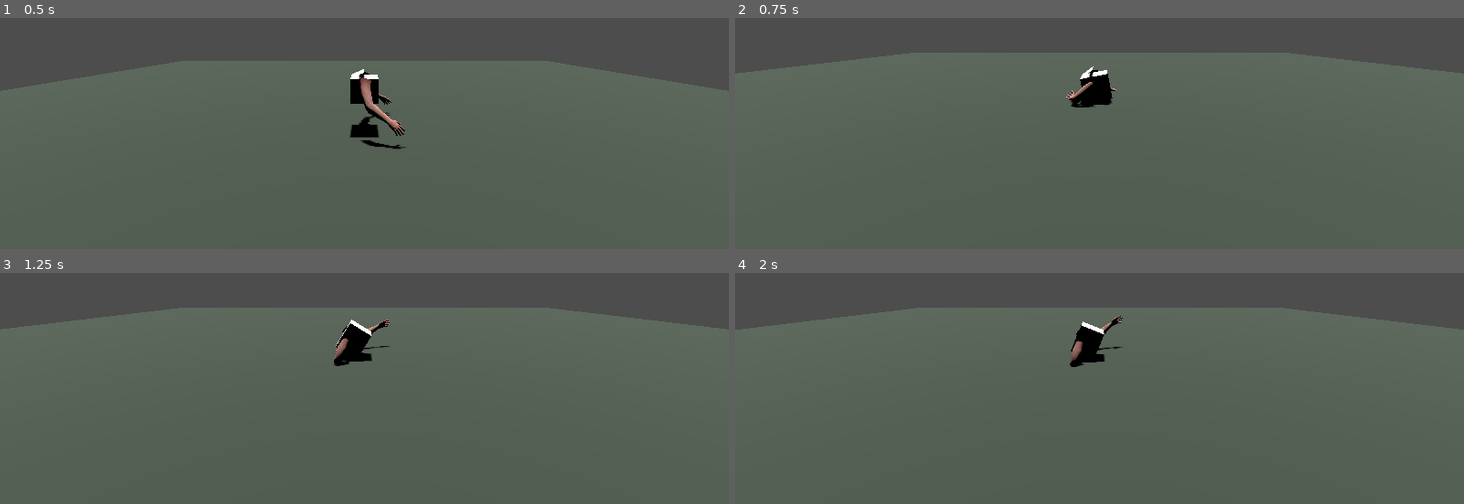
Above: before the commit, frames 1-4 (two rows, left to right).
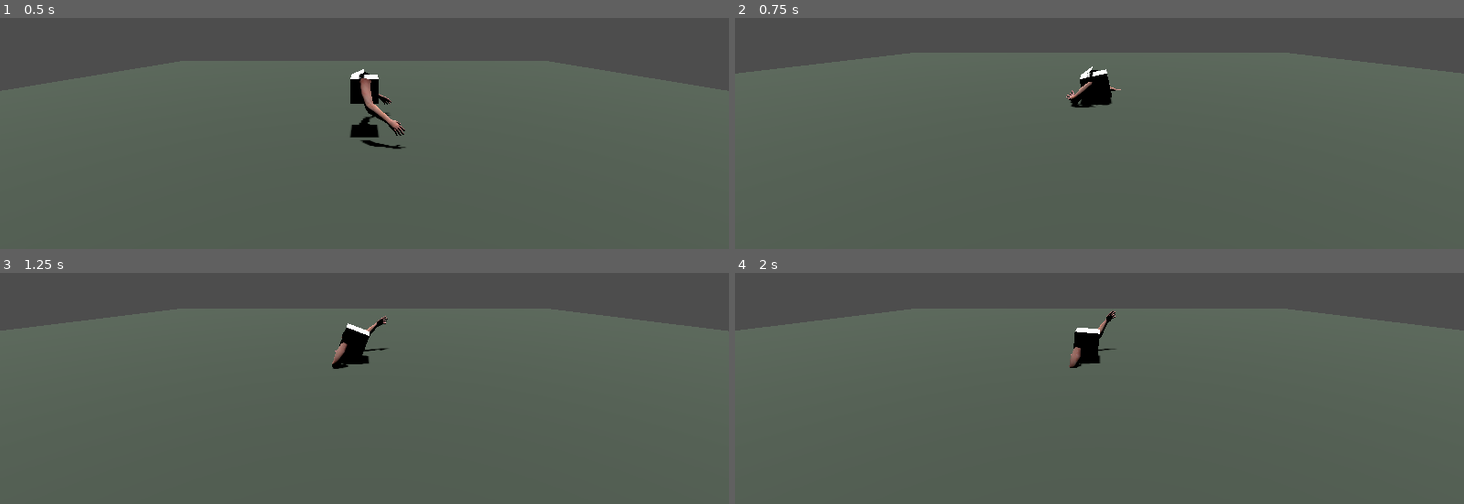
Above: after the commit, the same moments.

Repository: AnuragVinodh/arm-guy-game
Game: Godot game, scene res://scenes/main.tscn
Two runs of this game, one before a commit and one after it. Both use one fixed random seed, a clock stepped at 60 frames per second and the inputs below. This scene is started directly instead of the project's main scene.
Inputs (mouse positions are in pixels of both pictures, inside the frame that each line leads up to):
- Up to frame 1 (0.5 s): no input
- Up to frame 2 (0.75 s): move the mouse to (1063, 126) at 0.52 s; hold D from 0.53 s (still down); click (1063, 126) at 0.67 s
- Up to frame 3 (1.25 s): keep holding D
- Up to frame 4 (2 s): release D at 1.25 s; drag from (1318, 360) to (1063, 381) at 1.27 s

Frame 1 is identical in both runs. In frame 2, less than 0.1% of the frame differs, in the area x 0-99%, y 15-39%; in frame 3, 0.9%, in the area x 0-100%, y 15-42%; in frame 4, 0.8%.

Commit message:
straightener

Diff:
--- a/scenes/player/arms.gd
+++ b/scenes/player/arms.gd
@@ -56,8 +56,16 @@
 ## anchor and the body swings around it like a hand on a clock; release the key and
 ## the body holds its current angle. `swing_strength` is how hard it chases that
 ## angle; `max_swing_speed` caps the swing so a fast cursor flick doesn't teleport.
-@export_range(1.0, 40.0, 0.5) var swing_strength: float = 8.0
+@export_range(1.0, 40.0, 0.5) var swing_strength: float = 18.0
 @export var max_swing_speed: float = 16.0
+
+## STRAIGHTEN-ON-GRIP. While a grabbed arm's pose key is held, its orbit radius
+## eases out toward the arm's full reach (`straighten_speed`, world units/sec) so a
+## folded arm pulls taut into a straight, rigid spoke — that's what keeps the swing
+## smooth instead of the elbow re-folding at different angles as you go around.
+## Capped per-grab to the arm's actual slack so the hand can't detach; key up
+## freezes the current radius.
+@export_range(0.0, 40.0, 0.5) var straighten_speed: float = 18.5
 
 ## RELEASE FLING. Let go mid-swing and the body launches tangentially at the speed
 ## it was orbiting (v = ω·r), in the direction it was rotating — wind up a swing,
@@ -143,6 +151,8 @@
 			"grabbed": false,
 			"anchor": Vector3.ZERO, # world-space grab point while grabbed
 			"pivot_r": 0.0,         # body's orbit radius around the grab anchor
+			"pivot_r_max": 0.0,     # radius the arm straightens out to while gripping
+			"on_bar": false,        # grabbed a Bar? (only bars straighten the arm out)
 			"prev_desired": null,   # last frame's commanded hand pos (world), for push
 			"swing_angle": 0.0,     # body's angle around the anchor (play plane), for fling
 			"swing_omega": 0.0,     # smoothed angular speed of the swing, rad/s
@@ -242,10 +252,22 @@
 ## Lock the hand onto `anchor_world` and turn it into a pivot. We don't use a
 ## rigid joint; instead we remember the grab point and the body's distance to it
 ## (the orbit radius), and _pivot_body() swings the torso around it.
-func _grab(chain: Dictionary, anchor_world: Vector3, _body: Object) -> void:
+func _grab(chain: Dictionary, anchor_world: Vector3, body: Object) -> void:
 	chain["anchor"] = anchor_world
 	chain["pivot_r"] = maxf(0.05, _torso.global_position.distance_to(anchor_world))
 	chain["grabbed"] = true
+	# Only a Bar straightens out. On flat ground the straighten would drive the arm
+	# into the surface, fighting the reach-clamp and making the body spasm — so the
+	# orbit radius stays fixed for non-bar grabs.
+	chain["on_bar"] = body != null and body.has_method("axis_center")
+	# How far the radius may straighten out: extend only by the arm's current slack
+	# (full reach from the shoulder minus how extended it already is), so pulling the
+	# arm taut into a spoke can't yank the hand off the anchor.
+	var world_scale: float = _skeleton.global_transform.basis.get_scale().x
+	var reach_max: float = (chain["l1"] + chain["l2"]) * max_reach * world_scale
+	var shoulder: Vector3 = _skeleton.global_transform * _skeleton.get_bone_global_pose(chain["bicep"]).origin
+	var slack: float = maxf(0.0, reach_max - shoulder.distance_to(anchor_world))
+	chain["pivot_r_max"] = chain["pivot_r"] + slack * 0.95
 	# Seed swing tracking from the current angle so the first frame reads ~0 spin
 	# (not a spike) — the fling builds up only as you actually start swinging.
 	var rel := _torso.global_position - anchor_world
@@ -298,6 +320,12 @@
 
 		var dir: Vector3 = to_body
 		if Input.is_key_pressed(chain["key"]):
+			# Hold to steer the swing AND (on a bar only) pull the arm taut: ease the
+			# orbit radius out toward full reach so the arm straightens into a rigid
+			# spoke (the smooth swing). Skipped off-bar to avoid jamming the arm into
+			# a flat surface. Key up freezes the radius at its current value.
+			if chain["on_bar"]:
+				chain["pivot_r"] = move_toward(chain["pivot_r"], chain["pivot_r_max"], straighten_speed * delta)
 			var rel: Vector3 = _target_world - chain["anchor"]
 			if rel.length() > 1e-4:
 				dir = rel
Not shown, changed: CLAUDE.md
